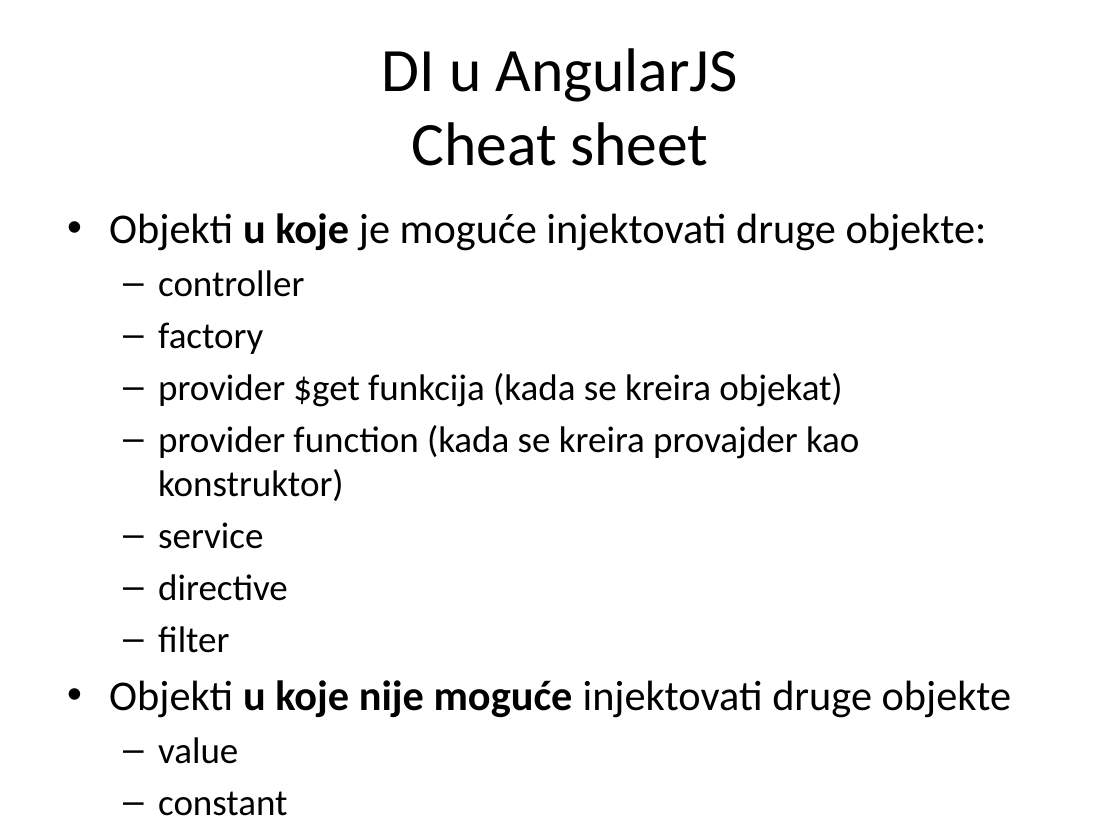
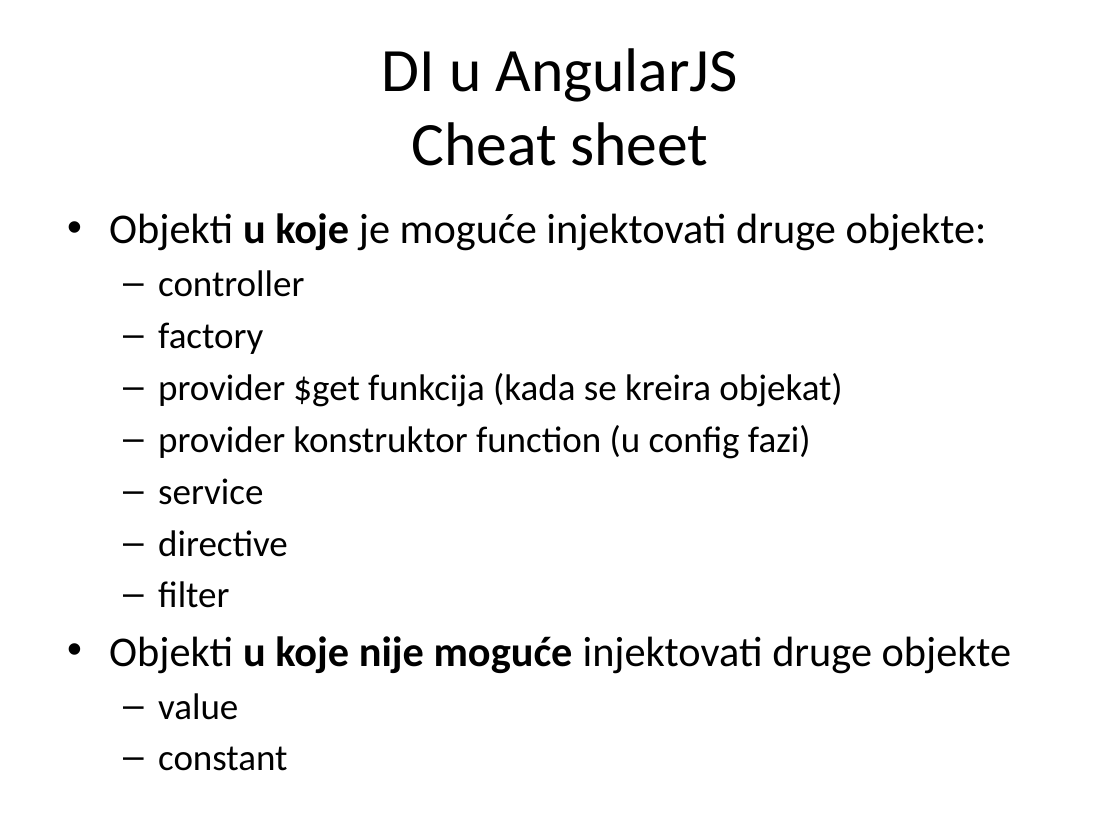
Before and after one commit to XWS2016/AngularJS, a slide deck: slide 40 of 05_Servisi/05 Servisi.pptx. Drawn at 1120x840 pixels with LibreOffice and Linux fonts; fonts in the diff are those of the drawing. Boxes give left, top, right and bottom in pixels: in the first picture for what was removed or moved away, otherwise in the second. Text is boxed around its words. In the diff, an @@ line names an element or a change of style, - is before the commit and + after.

```diff
--- a/05_Servisi/05 Servisi.pptx
+++ b/05_Servisi/05 Servisi.pptx
@@ text at [158,425,811,459]: text changed @@
-  – provider function (kada se kreira provajder kao konstruktor)
+  – provider konstruktor function (u config fazi)
```
Also in this commit, not shown: 30 other files.
